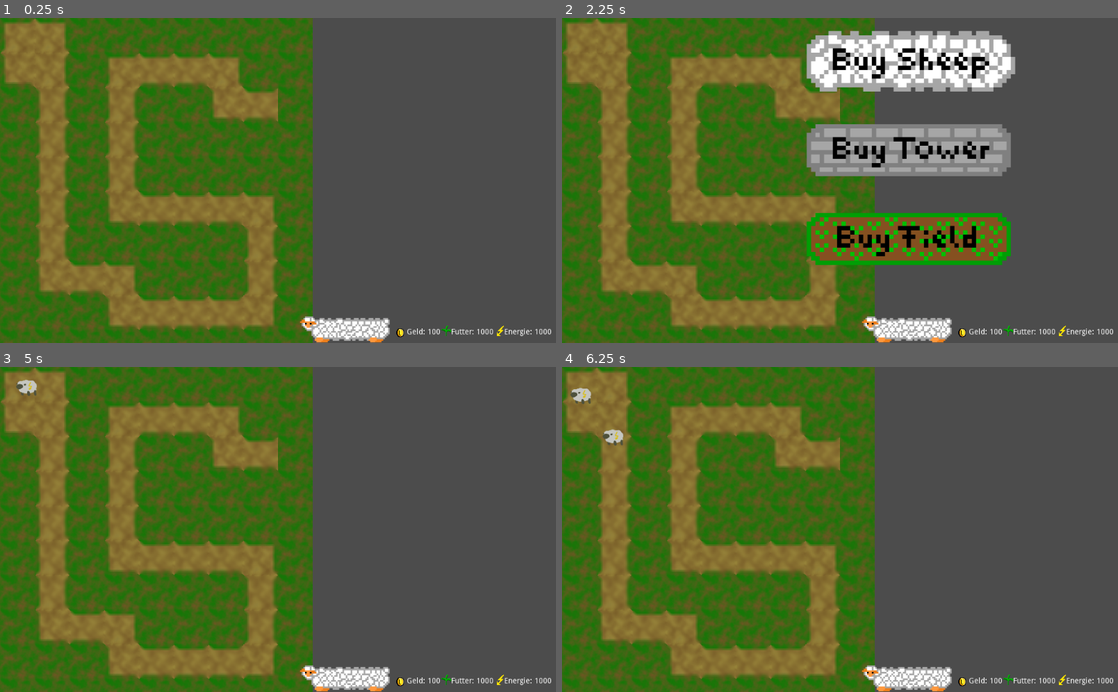
Above: before the commit, frames 1-4 (two rows, left to right).
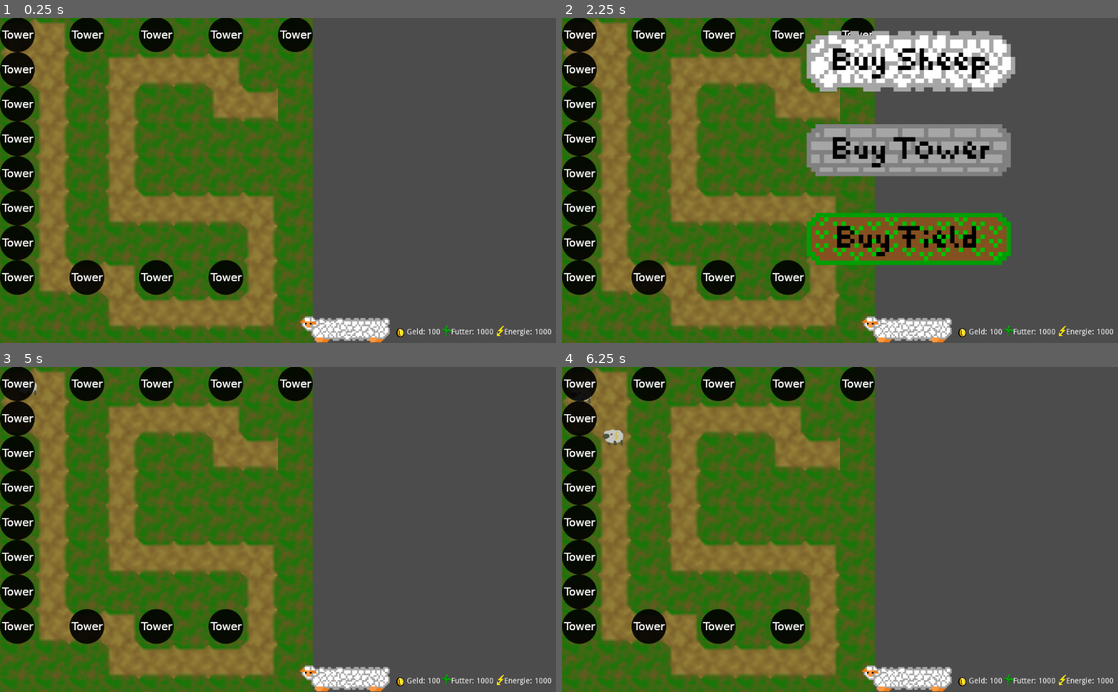
Above: after the commit, the same moments.

Repository: winnerbyhabit/bifigamejamWS19
Game: Godot game, scene res://Game.tscn
Same seed, same stepped clock (60 frames per second), same inputs: the game is played once before the commit and once after it. Sound files missing from this copy of the repository are replaced by a short silence.
Inputs (mouse positions are in pixels of both pictures, inside the frame that each line leads up to):
- Up to frame 1 (0.25 s): no input
- Up to frame 2 (2.25 s): click (906, 330) at 0.5 s; click (912, 60) at 1.25 s; click (906, 330) at 2 s
- Up to frame 3 (5 s): click (350, 500) at 2.75 s; click (344, 679) at 3.5 s; click (350, 588) at 4.25 s
- Up to frame 4 (6.25 s): move the mouse to (962, 513) at 5.02 s; press the mouse at (962, 513) at 5.03 s; move the mouse to (728, 545) at 5.77 s; release the mouse at (728, 545) at 5.78 s; click (728, 545) at 5.85 s

The runs differ from the first frame. In frame 1, 8.0% of the frame differs, in the area x 0-57%, y 0-86%; in frame 2, 7.7%; in frame 3, 8.0%; in frame 4, 8.0%.

Commit message:
tilemap für stall

Diff:
--- a/project/Stall/Stall.tscn
+++ b/project/Stall/Stall.tscn
@@ -1,6 +1,19 @@
-[gd_scene load_steps=2 format=2]
+[gd_scene load_steps=4 format=2]
 
 [ext_resource path="res://Stall/Stall.gd" type="Script" id=1]
+[ext_resource path="res://assets/Tower_1.png" type="Texture" id=2]
+
+[sub_resource type="TileSet" id=1]
+0/name = "Tower_1.png 0"
+0/texture = ExtResource( 2 )
+0/tex_offset = Vector2( 0, 0 )
+0/modulate = Color( 1, 1, 1, 1 )
+0/region = Rect2( 0, 0, 64, 64 )
+0/tile_mode = 0
+0/occluder_offset = Vector2( 0, 0 )
+0/navigation_offset = Vector2( 0, 0 )
+0/shapes = [  ]
+0/z_index = 0
 
 [node name="Stall" type="Node2D"]
 position = Vector2( 512, 0 )
@@ -9,3 +22,8 @@
 [node name="Wiese" type="AnimatedSprite" parent="."]
 
 [node name="Felder" type="AnimatedSprite" parent="."]
+
+[node name="TileMap" type="TileMap" parent="."]
+position = Vector2( 0, -1 )
+tile_set = SubResource( 1 )
+tile_data = PoolIntArray( 65528, 0, 0, 65529, 0, 0, 65530, 0, 0, 65531, 0, 0, 65532, 0, 0, 65533, 0, 0, 65534, 0, 0, 65535, 0, 0, 131064, 0, 0, 131071, 0, 0, 196600, 0, 0, 196607, 0, 0, 262136, 0, 0, 262143, 0, 0, 327672, 0, 0, 327679, 0, 0, 393208, 0, 0, 393215, 0, 0, 458744, 0, 0, 458751, 0, 0, 524280, 0, 0, 524281, 0, 0, 524282, 0, 0, 524283, 0, 0, 524284, 0, 0, 524285, 0, 0, 524286, 0, 0, 524287, 0, 0 )
